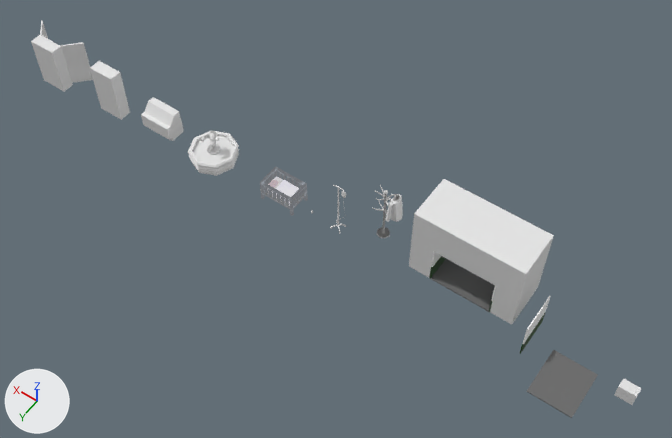
The Blender file Assets/3D/Modelados/Assets modulares/Assets hospital_1.blend as it was, and as the next commit left it.
Camera for both pictures: a camera (50 mm lens) standing at (-67.0, 194.0, 311.0) and looking at (65.0, 10.0, 20.0). Every picture has the same lights, and +X, +Y and +Z are marked at lower left. The picture after the commit comes second.

In view in the first picture: 'Bata', 'Cube', 'Cube.001', 'Cube.002', 'Cube.017', 'Cuna', 'Cylinder', 'Perchero', 'Suelo_1', 'Suelo_1.001' and 4 more.
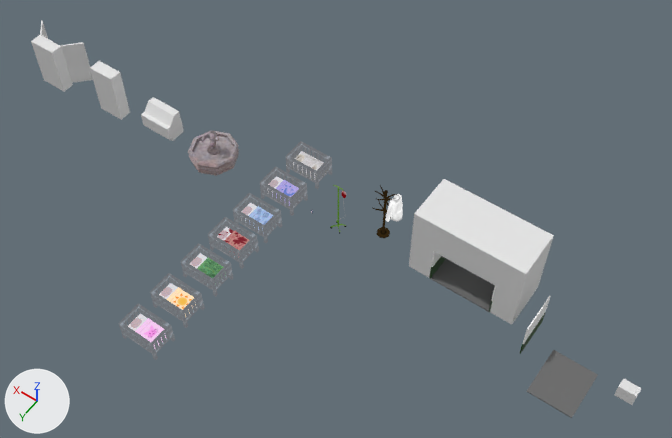
Changed parts and their boxes [x1, y1, x2, y2] in the pictures (672 x 438 px):
'Cylinder', recoloured (white to grey): [188, 130, 239, 176] in both
'Cuna.006', added: after [118, 303, 175, 360]
'Cuna.005', added: after [150, 273, 205, 328]
'Cuna.004', added: after [181, 243, 234, 297]
'Cuna.003', added: after [208, 217, 259, 269]
'Cuna.002', added: after [233, 193, 282, 243]
'Cuna.001', added: after [286, 141, 332, 189]
'Bata', recoloured (lighter): [385, 194, 403, 222] in both
part 1 of me_cylinder_001, reshaped: before [376, 194, 390, 238]; after [379, 195, 388, 214]
part 2 of me_cylinder_001, recoloured: [372, 185, 397, 238] in both

Patch to the scene script:
```diff
--- a/Assets/3D/Modelados/Assets modulares/Assets hospital_1.blend.py
+++ b/Assets/3D/Modelados/Assets modulares/Assets hospital_1.blend.py
@@ me_cylinder_001 @@
 # used by ob_perchero; location = (54.3, -8.8, 0.0); scale = (2.85, 2.85, 0.245)
-me_cylinder_001.from_pydata(...)  # 421 vertices, 464 faces; spans x -1.6..1.6, y -1.0..1.0, z -1.0..112.9
+me_cylinder_001.from_pydata(...)  # 349 vertices, 386 faces; spans x -1.6..1.6, y -1.0..1.0, z -1.0..112.9
+# me_cylinder_001 part 1
+# 72 vertices are removed from x -0.7..0.7, y -1.0..1.0, z -1.0..107.2
+# 110 faces are deleted
+# 32 new faces join them
+# me_cylinder_001 part 2: 354 faces spanning x -1.6..1.6, y -1.0..1.0, z -1.0..112.9 switch from no material to mat_material_017 (picture img_perchero)
@@ me_cylinder_003 @@
 me_cylinder_003.from_pydata(...)  # 82 vertices, 60 faces; spans x -5.53..5.53, y -2.27..3.26, z -7.49..4.18
+me_cylinder_003.materials.append(mat_material_017)  # picture img_perchero
@@ me_cylinder_002 @@
 me_cylinder_002.from_pydata(...)  # 1086 vertices, 1078 faces; spans x -9.0..13.6, y -11.3..11.3, z -0.9..16.2
+me_cylinder_002.materials.append(mat_material_012)  # picture img_textura_fuente_png
@@ ob_cuna_006 @@
+ob_cuna_006 = bpy.data.objects.new('Cuna.006', me_cube_058)  # 324 vertices, 289 faces; spans x -0.6..16.4, y -0.6..10.5, z -0.6..10.0; in mat_material_011 (picture img_cuna_gato_text_png)
+ob_cuna_006.location = (91.7, 80.6, -0.4)
@@ ob_cuna_005 @@
+ob_cuna_005 = bpy.data.objects.new('Cuna.005', me_cube_057)  # 324 vertices, 289 faces; spans x -0.6..16.4, y -0.6..10.5, z -0.6..10.0; in mat_material_010 (picture img_cuna_sol_text_png)
+ob_cuna_005.location = (91.7, 63.2, -0.4)
@@ ob_cuna_004 @@
+ob_cuna_004 = bpy.data.objects.new('Cuna.004', me_cube_056)  # 324 vertices, 289 faces; spans x -0.6..16.4, y -0.6..10.5, z -0.6..10.0; in mat_material_009 (picture img_cuna_bosque_text_png)
+ob_cuna_004.location = (91.7, 45.4, -0.4)
@@ ob_cuna_003 @@
+ob_cuna_003 = bpy.data.objects.new('Cuna.003', me_cube_055)  # 324 vertices, 289 faces; spans x -0.6..16.4, y -0.6..10.5, z -0.6..10.0; in mat_material_008 (picture img_cuna_ensangrentada_text_png)
+ob_cuna_003.location = (91.7, 28.8, -0.4)
@@ ob_cuna_002 @@
+ob_cuna_002 = bpy.data.objects.new('Cuna.002', me_cube_054)  # 324 vertices, 289 faces; spans x -0.6..16.4, y -0.6..10.5, z -0.6..10.0; in mat_material_007 (picture img_cuna_mar_text_png)
+ob_cuna_002.location = (91.7, 13.0, -0.4)
@@ ob_cuna_001 @@
+ob_cuna_001 = bpy.data.objects.new('Cuna.001', me_cube_053)  # 272 vertices, 239 faces; spans x -0.6..16.4, y -0.6..10.5, z -0.6..10.0; in mat_material_006 (picture img_cuna_text)
+ob_cuna_001.location = (91.7, -23.0, -0.4)
```
